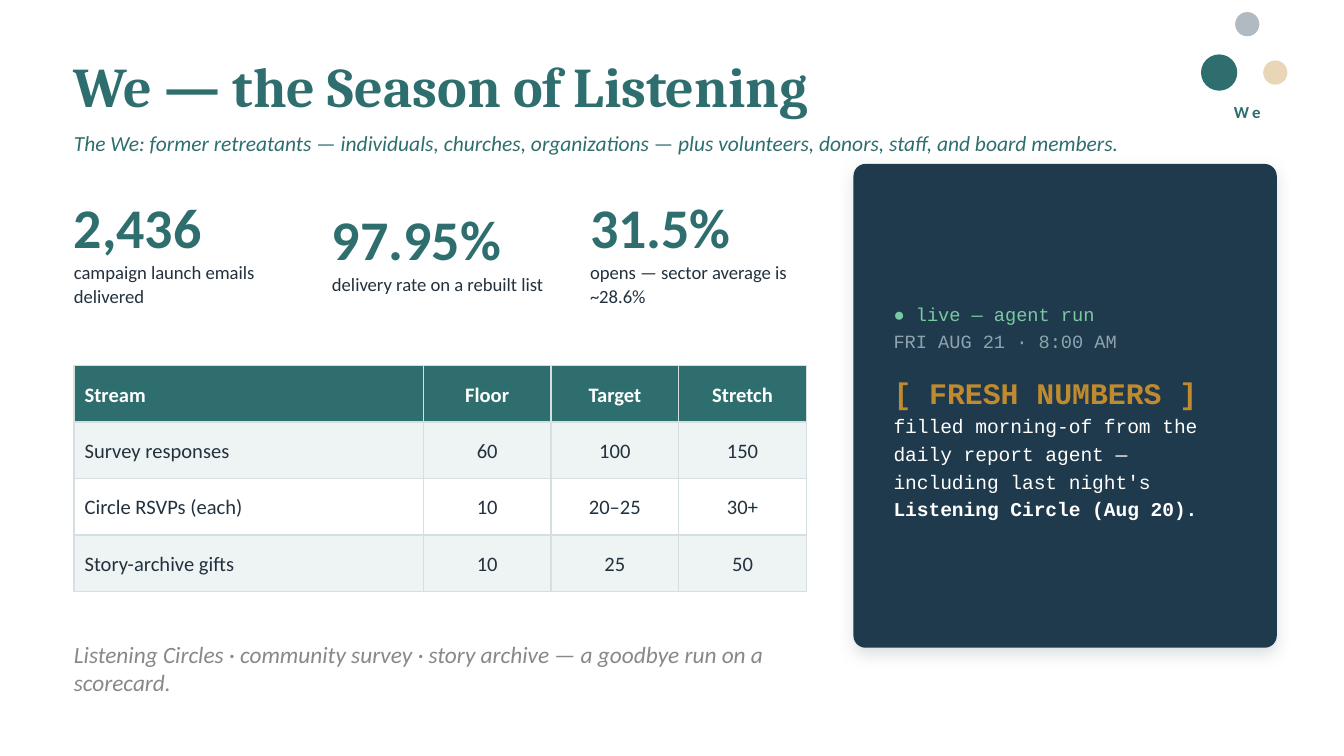
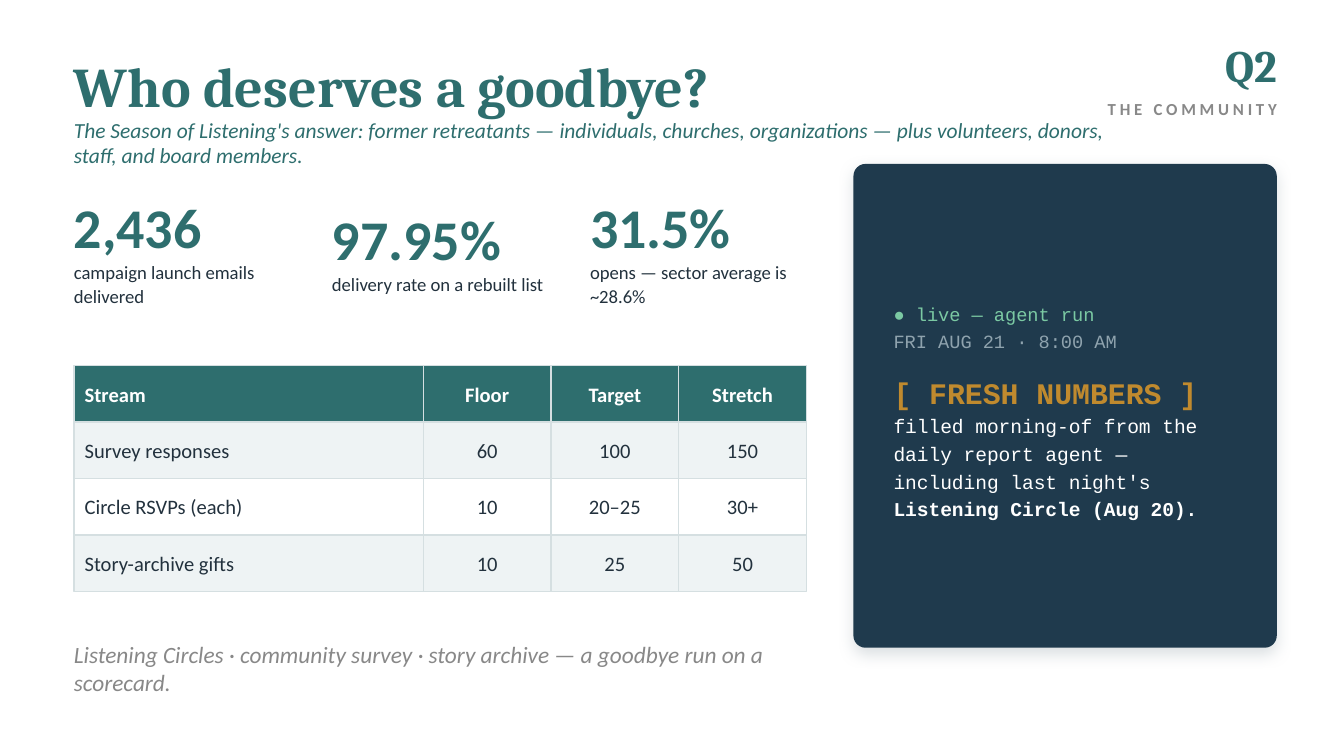
Before and after one commit to PaulHalvorson/agnt-neo, a slide deck: slide 6 of proof-to-pipeline/deck/EAIO_TriadSynergy_Deck_V1.pptx. Drawn at 1344x756 pixels with LibreOffice and Linux fonts; fonts in the diff are those of the drawing. Boxes give left, top, right and bottom in pixels: in the first picture for what was removed or moved away, otherwise in the second. Text is boxed around its words. In the diff, an @@ line names an element or a change of style, - is before the commit and + after.

```diff
--- a/proof-to-pipeline/deck/EAIO_TriadSynergy_Deck_V1.pptx
+++ b/proof-to-pipeline/deck/EAIO_TriadSynergy_Deck_V1.pptx
@@ ellipse removed at (x1=1235, y1=12, x2=1259, y2=36) @@
@@ ellipse removed at (x1=1202, y1=55, x2=1238, y2=91) @@
@@ text added at (x1=1225, y1=51, x2=1277, y2=90), 24 pt, text #2E6E6E, bold @@
+Q2
@@ text at (x1=74, y1=68, x2=709, y2=119): text changed @@
-We — the Season of Listening
+Who deserves a goodbye?
@@ ellipse removed at (x1=1263, y1=60, x2=1288, y2=85) @@
@@ text added at (x1=1108, y1=104, x2=1277, y2=115), 9 pt, text #888888, bold @@
+THE COMMUNITY
@@ text removed at (x1=1234, y1=107, x2=1261, y2=118) @@
-We
@@ text at (x1=74, y1=123, x2=1103, y2=166): text changed @@
-The We: former retreatants — individuals, churches, organizations — plus volunteers, donors, staff, and board members.
+The Season of Listening's answer: former retreatants — individuals, churches, organizations — plus volunteers, donors, staff, and board members.
```
Also in this commit, not shown: 3 other slides changed, 3 other files.
